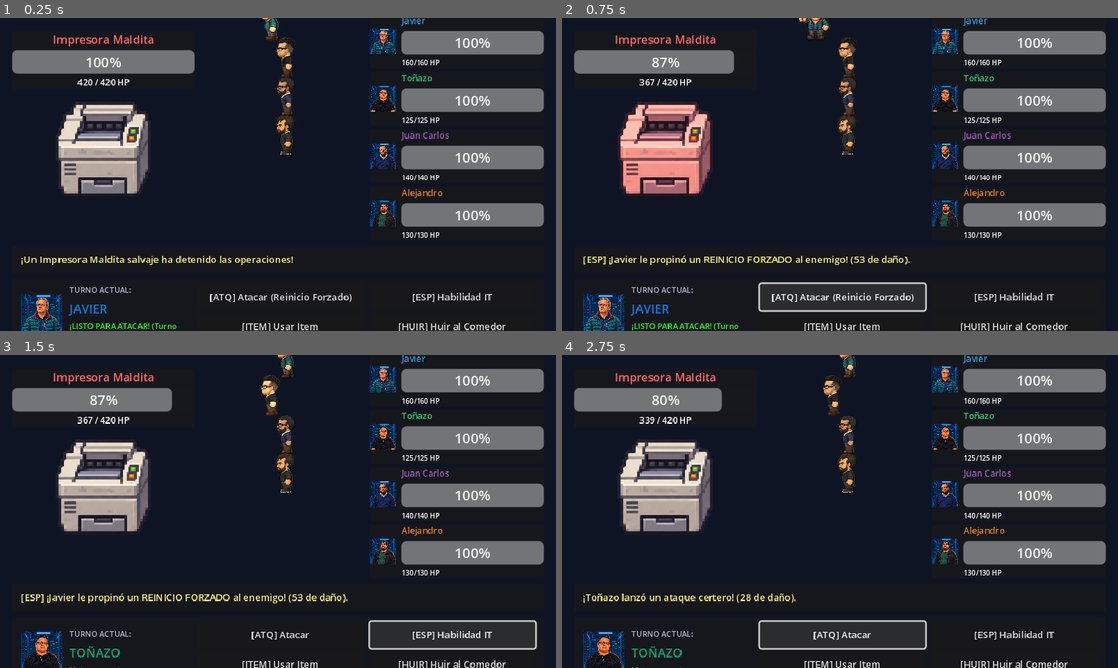
Above: before the commit, frames 1-4 (two rows, left to right).
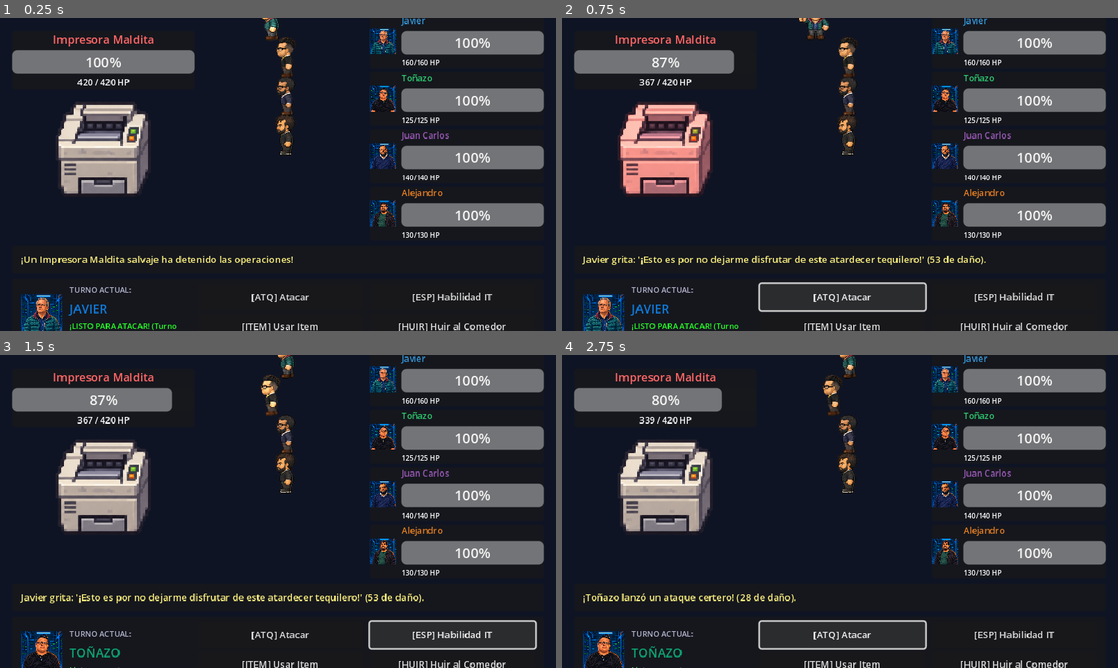
Above: after the commit, the same moments.

Repository: nevalova/it-adventures
Game: Godot game, scene res://scenes/battle.tscn
Same seed, same stepped clock (60 frames per second), same inputs: the game is played once before the commit and once after it. This scene is started directly instead of the project's main scene.
Inputs:
- Up to frame 1 (0.25 s): no input
- Up to frame 2 (0.75 s): click "[ATQ] Atacar (Reinicio Forzad…" (after the commit: "[ATQ] Atacar") at 0.5 s
- Up to frame 3 (1.5 s): click "[ESP] Habilidad IT" at 1.25 s
- Up to frame 4 (2.75 s): click "[ATQ] Atacar" at 2 s

The runs differ from the first frame. In frame 1, 0.3% of the frame differs, in the area x 37-64%, y 87-91%; in frame 2, 1.3%, in the area x 3-77%, y 75-91%; in frame 3, 1.1%; in frame 4, nothing differs.

Commit message:
Add Pepsi, Cafe, Predator, and Foto Sra. Limpieza with character-specific heals and Javier's atardecer tequilero quote

Diff:
--- a/scenes/battle.tscn
+++ b/scenes/battle.tscn
@@ -212,33 +212,40 @@
 visible = false
 layout_mode = 2
 size_flags_horizontal = 3
-theme_override_constants/h_separation = 8
-theme_override_constants/v_separation = 4
+theme_override_constants/h_separation = 6
+theme_override_constants/v_separation = 3
 columns = 2
 
+[node name="BtnItemPepsi" type="Button" parent="MainBox/CommandPanel/Margin/HBox/ItemsMenu"]
+custom_minimum_size = Vector2(0, 24)
+layout_mode = 2
+size_flags_horizontal = 3
+theme_override_font_sizes/font_size = 10
+text = "Pepsi (+20/50 HP) x4"
+
 [node name="BtnItemCafe" type="Button" parent="MainBox/CommandPanel/Margin/HBox/ItemsMenu"]
-custom_minimum_size = Vector2(0, 30)
-layout_mode = 2
-size_flags_horizontal = 3
-theme_override_font_sizes/font_size = 10
-text = "Café Espresso (+45 HP) x4"
-
-[node name="BtnItemDona" type="Button" parent="MainBox/CommandPanel/Margin/HBox/ItemsMenu"]
-custom_minimum_size = Vector2(0, 30)
-layout_mode = 2
-size_flags_horizontal = 3
-theme_override_font_sizes/font_size = 10
-text = "Dona de RH (+85 HP) x3"
-
-[node name="BtnItemMonster" type="Button" parent="MainBox/CommandPanel/Margin/HBox/ItemsMenu"]
-custom_minimum_size = Vector2(0, 30)
-layout_mode = 2
-size_flags_horizontal = 3
-theme_override_font_sizes/font_size = 10
-text = "Monster 500ml (+140 HP) x2"
+custom_minimum_size = Vector2(0, 24)
+layout_mode = 2
+size_flags_horizontal = 3
+theme_override_font_sizes/font_size = 10
+text = "Café (+50 HP) x4"
+
+[node name="BtnItemPredator" type="Button" parent="MainBox/CommandPanel/Margin/HBox/ItemsMenu"]
+custom_minimum_size = Vector2(0, 24)
+layout_mode = 2
+size_flags_horizontal = 3
+theme_override_font_sizes/font_size = 10
+text = "Predator (+50/100 HP) x3"
+
+[node name="BtnItemFoto" type="Button" parent="MainBox/CommandPanel/Margin/HBox/ItemsMenu"]
+custom_minimum_size = Vector2(0, 24)
+layout_mode = 2
+size_flags_horizontal = 3
+theme_override_font_sizes/font_size = 10
+text = "Foto Sra. Limpieza x2"
 
 [node name="BtnItemBack" type="Button" parent="MainBox/CommandPanel/Margin/HBox/ItemsMenu"]
-custom_minimum_size = Vector2(0, 30)
+custom_minimum_size = Vector2(0, 24)
 layout_mode = 2
 size_flags_horizontal = 3
 theme_override_font_sizes/font_size = 10
--- a/scripts/battle.gd
+++ b/scripts/battle.gd
@@ -18,9 +18,10 @@
 @onready var btn_flee = $MainBox/CommandPanel/Margin/HBox/Commands/BtnFlee
 
 @onready var items_menu = $MainBox/CommandPanel/Margin/HBox/ItemsMenu
+@onready var btn_item_pepsi = $MainBox/CommandPanel/Margin/HBox/ItemsMenu/BtnItemPepsi
 @onready var btn_item_cafe = $MainBox/CommandPanel/Margin/HBox/ItemsMenu/BtnItemCafe
-@onready var btn_item_dona = $MainBox/CommandPanel/Margin/HBox/ItemsMenu/BtnItemDona
-@onready var btn_item_monster = $MainBox/CommandPanel/Margin/HBox/ItemsMenu/BtnItemMonster
+@onready var btn_item_predator = $MainBox/CommandPanel/Margin/HBox/ItemsMenu/BtnItemPredator
+@onready var btn_item_foto = $MainBox/CommandPanel/Margin/HBox/ItemsMenu/BtnItemFoto
 @onready var btn_item_back = $MainBox/CommandPanel/Margin/HBox/ItemsMenu/BtnItemBack
 
 @onready var active_hero_portrait = $MainBox/CommandPanel/Margin/HBox/ActiveHeroBox/ActiveHeroPortrait
@@ -45,6 +46,7 @@
 
 # Javier mechanic: ataca un turno si y otro no
 var javier_can_attack: bool = true
+var javier_first_attack: bool = true
 
 func _ready():
 	setup_battle()
@@ -53,12 +55,14 @@
 	btn_item.pressed.connect(_on_item_pressed)
 	btn_flee.pressed.connect(_on_flee_pressed)
 
+	btn_item_pepsi.pressed.connect(func(): _use_item("pepsi"))
 	btn_item_cafe.pressed.connect(func(): _use_item("cafe"))
-	btn_item_dona.pressed.connect(func(): _use_item("dona"))
-	btn_item_monster.pressed.connect(func(): _use_item("monster"))
+	btn_item_predator.pressed.connect(func(): _use_item("predator"))
+	btn_item_foto.pressed.connect(func(): _use_item("foto"))
 	btn_item_back.pressed.connect(_on_item_back_pressed)
 
 func setup_battle():
+	javier_first_attack = true
 	# Cargar enemigo
 	if GameManager.current_enemy_data.is_empty():
 		enemy = {
@@ -212,7 +216,7 @@
 			active_hero_status.text = "¡LISTO PARA ATACAR! (Turno Sí)"
 			active_hero_status.modulate = Color(0.4, 1.0, 0.4)
 			btn_attack.disabled = false
-			btn_attack.text = "[ATQ] Atacar (Reinicio Forzado)"
+			btn_attack.text = "[ATQ] Atacar"
 			if spr: spr.frame = 2 * 4 + 0 # Listo mirando al enemigo
 		else:
 			active_hero_status.text = "[Zz] Tomando Café & Memes (Turno No)"
@@ -262,7 +266,13 @@
 			javier_can_attack = false # el siguiente turno descansará
 			var dmg = member["atk"] + randi_range(6, 14)
 			play_attack_anim(spr)
-			deal_damage_to_enemy(dmg, "[ESP] ¡Javier le propinó un REINICIO FORZADO al enemigo!")
+			var atk_msg = ""
+			if javier_first_attack:
+				javier_first_attack = false
+				atk_msg = "Javier grita: '¡Esto es por no dejarme disfrutar de este atardecer tequilero!'"
+			else:
+				atk_msg = "[ESP] ¡Javier le propinó un REINICIO FORZADO al enemigo!"
+			deal_damage_to_enemy(dmg, atk_msg)
 			return
 
 	# Otros miembros
@@ -287,7 +297,13 @@
 			javier_can_attack = false
 			var dmg = int(member["atk"] * 1.6)
 			play_attack_anim(spr)
-			deal_damage_to_enemy(dmg, "[BOM] ¡Javier usó %s! ¡El rack tembló!" % skill_name)
+			var atk_msg = ""
+			if javier_first_attack:
+				javier_first_attack = false
+				atk_msg = "Javier grita: '¡Esto es por no dejarme disfrutar de este atardecer tequilero!' (%s)" % skill_name
+			else:
+				atk_msg = "[BOM] ¡Javier usó %s! ¡El rack tembló!" % skill_name
+			deal_damage_to_enemy(dmg, atk_msg)
 			return
 
 	var dmg = int(member["atk"] * 1.4)
@@ -303,23 +319,78 @@
 	update_items_ui()
 
 func update_items_ui():
+	var pepsi = GameManager.battle_items["pepsi"]
 	var cafe = GameManager.battle_items["cafe"]
-	var dona = GameManager.battle_items["dona"]
-	var monster = GameManager.battle_items["monster"]
-
-	btn_item_cafe.text = "%s (+%d HP) x%d" % [cafe["name"], cafe["heal"], cafe["count"]]
+	var predator = GameManager.battle_items["predator"]
+	var foto = GameManager.battle_items["foto"]
+
+	btn_item_pepsi.text = "Pepsi (+20/50) x%d" % pepsi["count"]
+	btn_item_pepsi.disabled = pepsi["count"] <= 0
+
+	btn_item_cafe.text = "Café (+50/0) x%d" % cafe["count"]
 	btn_item_cafe.disabled = cafe["count"] <= 0
 
-	btn_item_dona.text = "%s (+%d HP) x%d" % [dona["name"], dona["heal"], dona["count"]]
-	btn_item_dona.disabled = dona["count"] <= 0
-
-	btn_item_monster.text = "%s (+%d HP) x%d" % [monster["name"], monster["heal"], monster["count"]]
-	btn_item_monster.disabled = monster["count"] <= 0
+	btn_item_predator.text = "Predator (+50/100) x%d" % predator["count"]
+	btn_item_predator.disabled = predator["count"] <= 0
+
+	btn_item_foto.text = "Foto Sra. Limpieza x%d" % foto["count"]
+	btn_item_foto.disabled = foto["count"] <= 0
 
 func _on_item_back_pressed():
 	items_menu.visible = false
 	commands_box.visible = true
 
+func get_item_heal_amount(item_key: String, member: Dictionary) -> int:
+	var name_lower = member.get("name", "").to_lower()
+	match item_key:
+		"pepsi":
+			# Cura 20 puntos en todos, en Alejandro cura 50
+			if "alejandro" in name_lower or "alex" in name_lower:
+				return 50
+			return 20
+		"cafe":
+			# Cura 50 en todos menos en Alex y en Javier (cura 0)
+			if "alejandro" in name_lower or "alex" in name_lower or "javier" in name_lower:
+				return 0
+			return 50
+		"predator":
+			# Cura 50 a todos, a Toño 100
+			if "toño" in name_lower or "toñazo" in name_lower:
+				return 100
+			return 50
+		"foto":
+			# Foto de la señora de la limpieza cura 0 a todos menos a Juan Carlos (cura 100)
+			if "juan" in name_lower:
+				return 100
+			return 0
+		_:
+			return 20
+
+func get_item_log_message(item_key: String, member: Dictionary, heal: int) -> String:
+	var name = member["name"]
+	var name_lower = name.to_lower()
+	match item_key:
+		"pepsi":
+			if "alejandro" in name_lower or "alex" in name_lower:
+				return "[+] ¡%s abrió una lata de Pepsi bien fría y su odio al mundo se convirtió en salud (+50 HP)!" % name
+			return "[+] ¡%s se tomó una lata de Pepsi (+%d HP)!" % [name, heal]
+		"cafe":
+			if "alejandro" in name_lower or "alex" in name_lower:
+				return "[!] A %s el café no le hace efecto, ¡él vive a base de Pepsi (+0 HP)!" % name
+			elif "javier" in name_lower:
+				return "[!] %s ya tiene tolerancia sobrehumana al café, necesita algo más fuerte (+0 HP)." % name
+			return "[+] ¡%s se tomó una buena taza de café caliente (+%d HP)!" % [name, heal]
+		"predator":
+			if "toño" in name_lower or "toñazo" in name_lower:
+				return "[+] ¡A %s el Predator le activó el modo turbo junto a su USB azul milagrosa (+100 HP)!" % name
+			return "[+] ¡%s se tomó una lata de Predator (+%d HP)!" % [name, heal]
+		"foto":
+			if "juan" in name_lower:
+				return "[+] ¡Juan Carlos contempla con devoción la foto de la señora de la limpieza y siente una paz absoluta (+100 HP)!" % name
+			return "[!] %s miró la foto de la señora de la limpieza con respeto, pero no le curó nada (+0 HP)." % name
+		_:
+			return "[+] ¡%s usó el item (+%d HP)!" % [name, heal]
+
 func _use_item(item_key: String):
 	if not is_player_turn or is_battle_over:
 		return
@@ -330,18 +401,21 @@
 
 	item["count"] -= 1
 	var member = get_active_member()
-	var heal_amt = item["heal"]
-	member["hp"] = min(member["max_hp"], member["hp"] + heal_amt)
-	render_party_ui()
-
-	# Efecto visual verde de curación en el héroe activo
-	var spr = get_active_sprite()
-	if spr:
-		var tween = create_tween()
-		tween.tween_property(spr, "modulate", Color(0.3, 1.8, 0.4), 0.15)
-		tween.tween_property(spr, "modulate", Color.WHITE, 0.15)
-
-	set_log("[+] ¡%s usó %s y recuperó %d HP! (Quedan: %d)" % [member["name"], item["name"], heal_amt, item["count"]])
+	var heal_amt = get_item_heal_amount(item_key, member)
+	if heal_amt > 0:
+		member["hp"] = min(member["max_hp"], member["hp"] + heal_amt)
+		render_party_ui()
+		# Destello verde en sprite
+		var spr = get_active_sprite()
+		if spr:
+			var tween = create_tween()
+			tween.tween_property(spr, "modulate", Color(0.3, 1.8, 0.4), 0.15)
+			tween.tween_property(spr, "modulate", Color.WHITE, 0.15)
+	else:
+		render_party_ui()
+
+	var msg = get_item_log_message(item_key, member, heal_amt)
+	set_log(msg)
 
 	items_menu.visible = false
 	commands_box.visible = true
--- a/scripts/game_manager.gd
+++ b/scripts/game_manager.gd
@@ -95,15 +95,17 @@
 var printer_defeated: bool = false
 
 var battle_items = {
-	"cafe": {"name": "Café Espresso Doble", "heal": 45, "count": 4, "desc": "Cura 45 HP"},
-	"dona": {"name": "Dona Glaseada RH", "heal": 85, "count": 3, "desc": "Cura 85 HP"},
-	"monster": {"name": "Bebida Energética 500ml", "heal": 140, "count": 2, "desc": "Cura 140 HP"}
+	"pepsi": {"name": "Lata de Pepsi", "count": 4, "desc": "Cura 20 HP (50 HP a Alejandro)"},
+	"cafe": {"name": "Taza de Café", "count": 4, "desc": "Cura 50 HP (0 HP a Alex y Javier)"},
+	"predator": {"name": "Lata de Predator", "count": 3, "desc": "Cura 50 HP (100 HP a Toño)"},
+	"foto": {"name": "Foto de Sra. Limpieza", "count": 2, "desc": "Cura 0 a todos (100 HP a Juan Carlos)"}
 }
 
 func reset_battle_items():
+	battle_items["pepsi"]["count"] = 4
 	battle_items["cafe"]["count"] = 4
-	battle_items["dona"]["count"] = 3
-	battle_items["monster"]["count"] = 2
+	battle_items["predator"]["count"] = 3
+	battle_items["foto"]["count"] = 2
 
 func _ready():
 	# Party por defecto con los héroes principales
